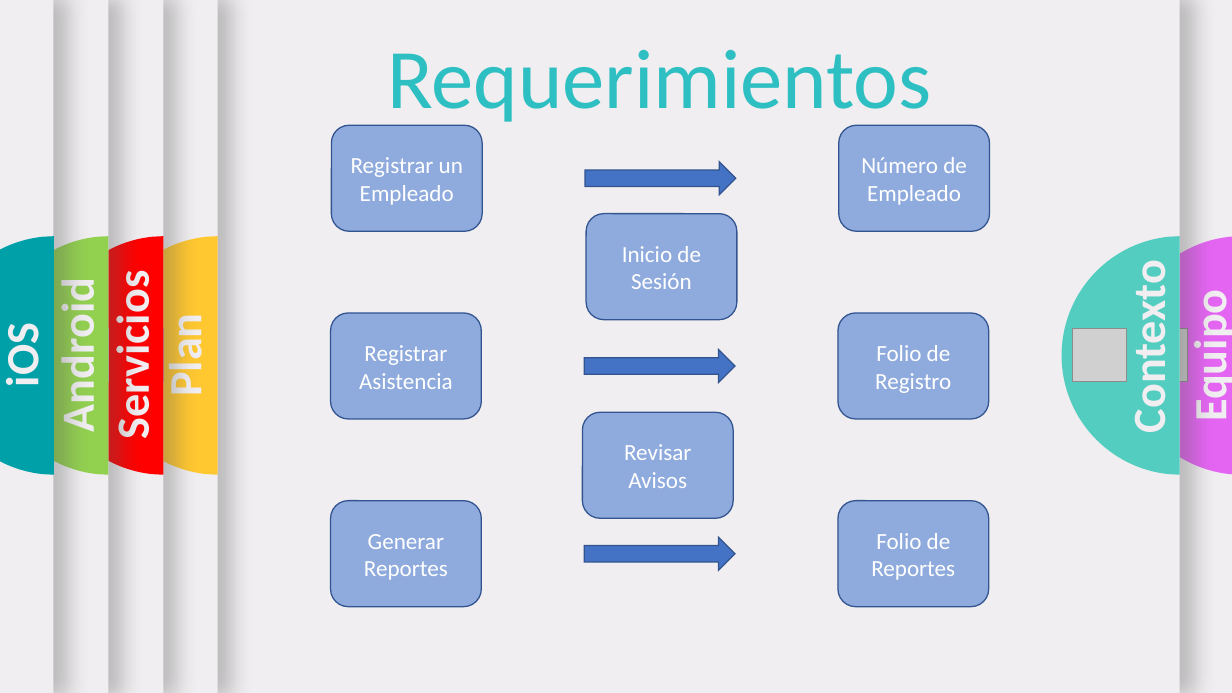
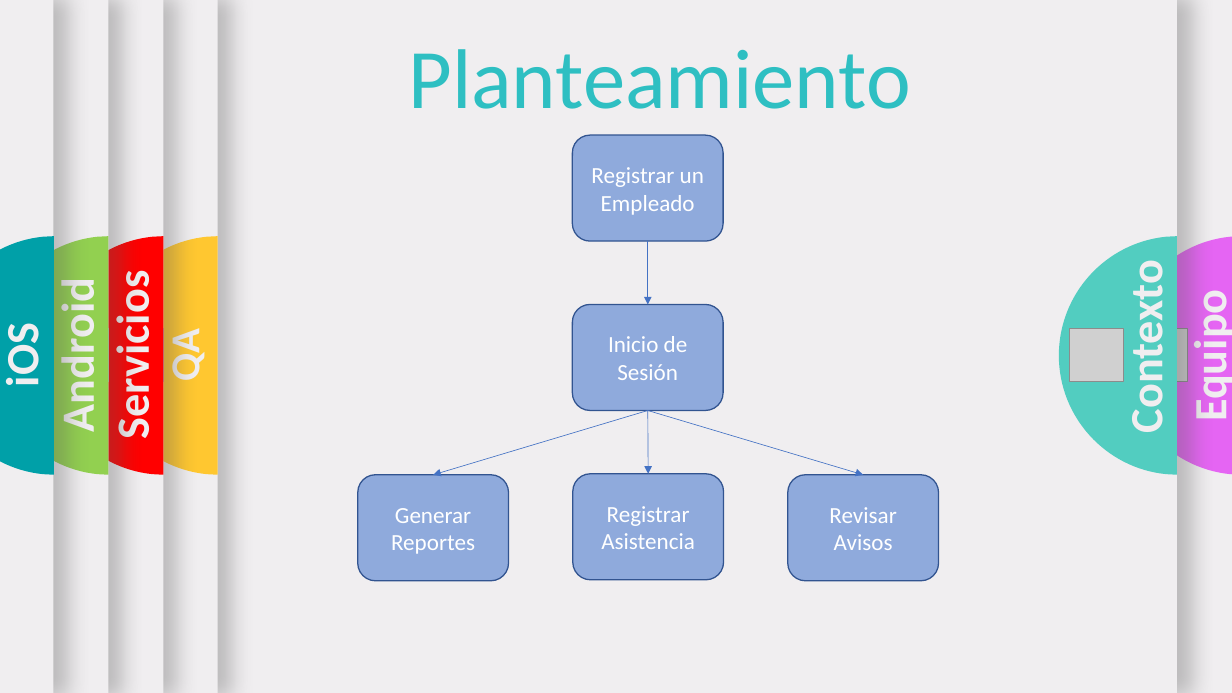
Before and after one commit to RaizrNs3/Presentaci-n, a slide deck: slide 4 of Template con trancisiones.pptx (slide 6 before the commit). Drawn at 1232x693 pixels with LibreOffice and Linux fonts; fonts in the diff are those of the drawing; grey boxes stand for pictures; background and template pictures are left out. Boxes give left, top, right and bottom in pixels: in the first picture for what was removed or moved away, otherwise in the second. Text is boxed around its words. In the diff, an @@ line names an element or a change of style, - is before the commit and + after.

```diff
--- a/Template con trancisiones.pptx
+++ b/Template con trancisiones.pptx
@@ text at <box>408,49,910,109</box>: text changed @@
-Requerimientos
+Planteamiento
@@ rounded rectangle "Registrar un Empleado": place and size @@
-rounded rectangle "Registrar un Empleado" at <box>332,126,482,232</box>
+rounded rectangle "Registrar un Empleado" at <box>572,135,723,241</box>
@@ rounded rectangle removed at <box>839,126,990,232</box> @@
-Número de Empleado
@@ right arrow removed at <box>585,162,736,195</box> @@
@@ freeform shape at <box>1059,237,1177,475</box>: outline redrawn @@
@@ arrow added from (648, 241) to (648, 305), #4472C4 0.5 pt @@
@@ rounded rectangle "Inicio de Sesión": place and size @@
-rounded rectangle "Inicio de Sesión" at <box>586,213,737,320</box>
+rounded rectangle "Inicio de Sesión" at <box>572,305,723,411</box>
@@ rounded rectangle removed at <box>838,313,989,420</box> @@
-Folio de Registro
@@ text at <box>160,333,210,380</box>: text changed; size 36 to 32 pt @@
-Plan
+QA
@@ right arrow removed at <box>584,349,735,383</box> @@
@@ arrow added from (648, 410) to (433, 475), #4472C4 0.5 pt @@
@@ arrow added from (648, 410) to (649, 474), #4472C4 0.5 pt @@
@@ arrow added from (648, 410) to (863, 475), #4472C4 0.5 pt @@
@@ rounded rectangle "Generar Reportes": place and size @@
-rounded rectangle "Generar Reportes" at <box>331,501,482,607</box>
+rounded rectangle "Generar Reportes" at <box>358,475,508,581</box>
@@ rounded rectangle "Registrar Asistencia": place and size @@
-rounded rectangle "Registrar Asistencia" at <box>331,313,482,420</box>
+rounded rectangle "Registrar Asistencia" at <box>573,474,724,580</box>
@@ rounded rectangle "Revisar Avisos": place and size @@
-rounded rectangle "Revisar Avisos" at <box>582,412,733,518</box>
+rounded rectangle "Revisar Avisos" at <box>788,475,939,581</box>
@@ rounded rectangle removed at <box>838,501,989,607</box> @@
-Folio de Reportes
@@ right arrow removed at <box>584,537,735,570</box> @@
```
Also in this commit, not shown: 12 other slides changed, 1 slide added, 2 slides removed.
